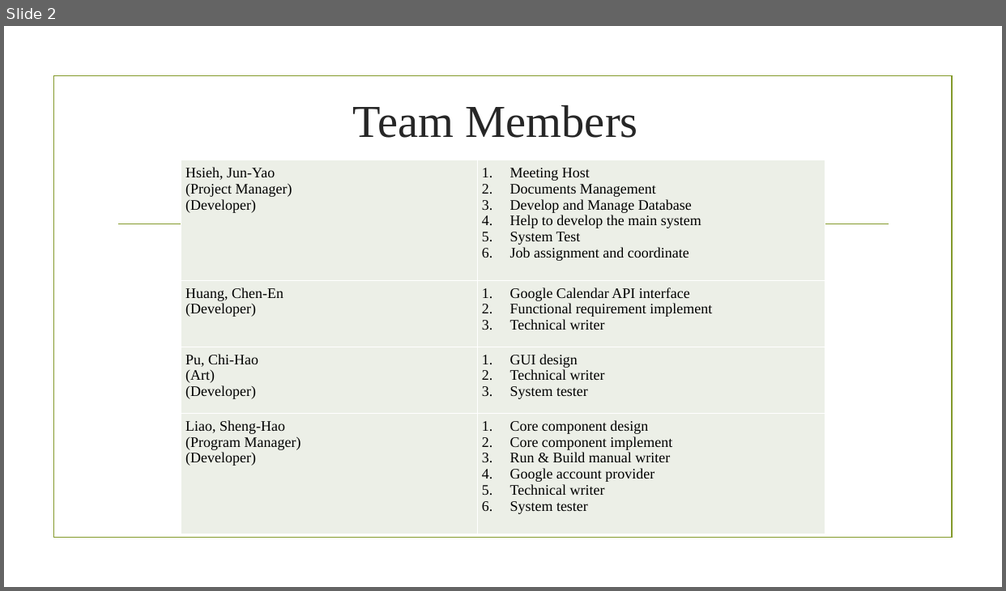
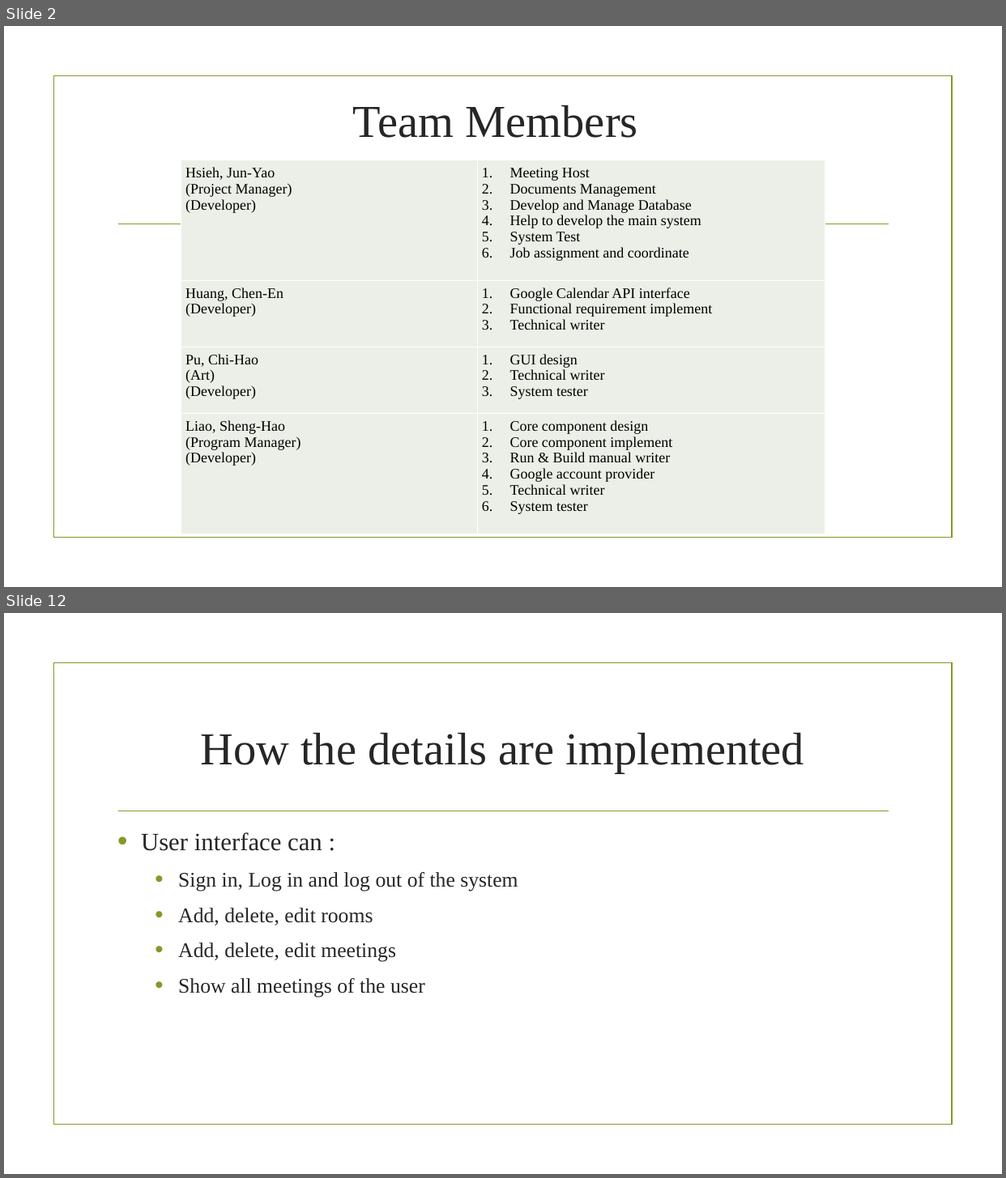
Before and after one commit to BrendonJYHsieh/BookSystem, a slide deck: Final Project/liao.pptx. Shown one above the other, each under a label of ours: slide 2 before the commit, slides 2 and 12 after it; the slides between them are not shown. The pictures are 1006x591 and 1006x1178 pixels, drawn with LibreOffice and Linux fonts; fonts in the diff are those of the drawing; background and template pictures are left out. Boxes give left, top, right and bottom in pixels: in the first picture for what was removed or moved away, otherwise in the second. Text is boxed around its words. In the diff, an @@ line names an element or a change of style, - is before the commit and + after.

```diff
--- a/Final Project/liao.pptx
+++ b/Final Project/liao.pptx
@@ slide 12 added at box(4, 613, 1002, 1174), background picture (left out); not listed: 2 template elements that a slide beside it also shows @@
@@ title added at box(200, 733, 804, 773), 44 pt, text #262626 @@
+How the details are implemented
@@ text added at box(141, 833, 518, 998), 20 pt, text #262626 @@
+• User interface can :
+  • Sign in, Log in and log out of the system
+  • Add, delete, edit rooms
+  • Add, delete, edit meetings
+  • Show all meetings of the user
```
Also in this commit, not shown: 10 other slides added, 1 slide removed.
